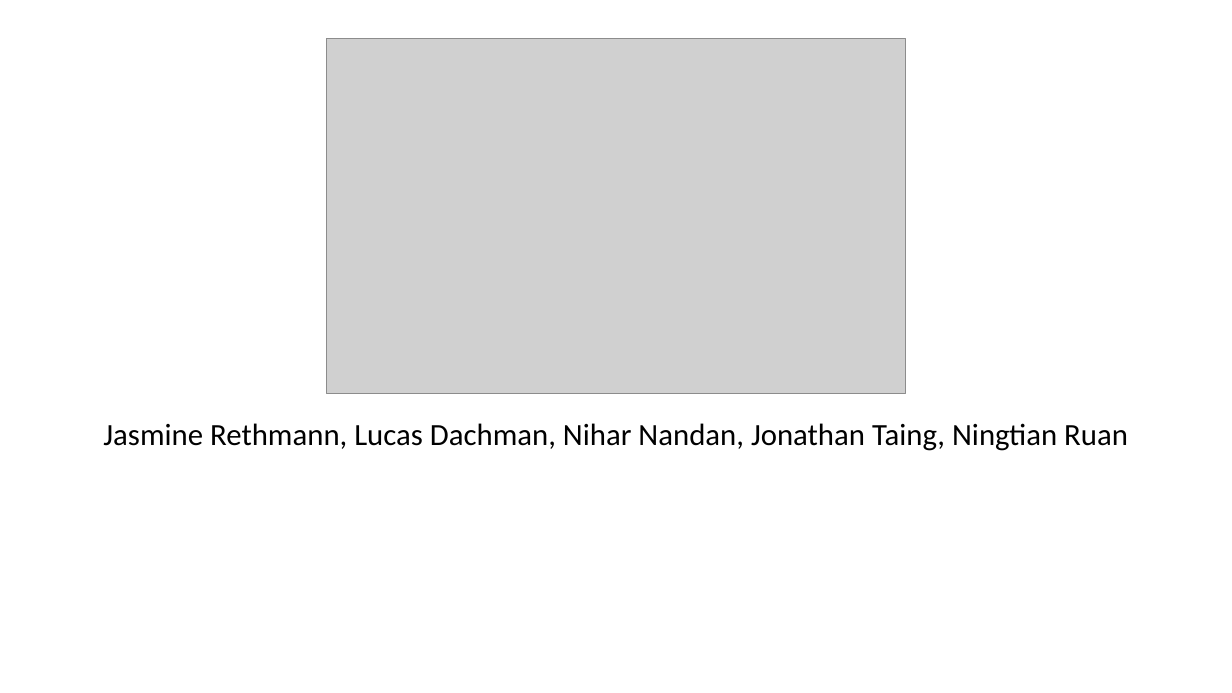
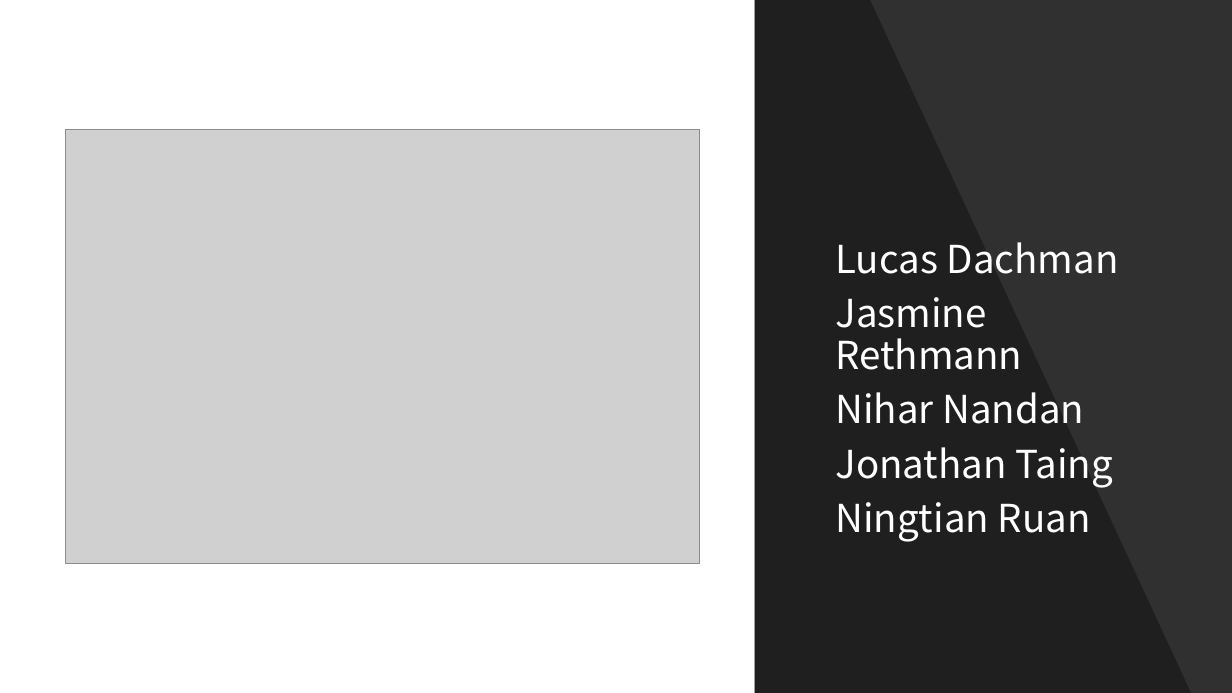
Before and after one commit to Computer-Girl/3308Project, a slide deck: slide 1 of ProjectPresentation.pptx. Drawn at 1232x693 pixels with LibreOffice and Linux fonts; fonts in the diff are those of the drawing; grey boxes stand for pictures. Boxes give left, top, right and bottom in pixels: in the first picture for what was removed or moved away, otherwise in the second. Text is boxed around its words. In the diff, an @@ line names an element or a change of style, - is before the commit and + after.

```diff
--- a/ProjectPresentation.pptx
+++ b/ProjectPresentation.pptx
@@ rectangle added at [755, 0, 1232, 693], fill #000000 at 81% opacity @@
@@ freeform shape added at [755, 0, 1191, 693], fill #000000 at 35% opacity @@
@@ picture: place and size @@
-picture at [326, 39, 906, 394]
+picture at [65, 129, 699, 564]
@@ subtitle at [835, 242, 1119, 542]: text changed; size 24 to 30 pt; font Calibri to Noto Sans CJK KR; text colour #000000 to #FFFFFF @@
-Jasmine Rethmann, Lucas Dachman, Nihar Nandan, Jonathan Taing, Ningtian Ruan
+Lucas Dachman
+Jasmine Rethmann
+Nihar Nandan
+Jonathan Taing
+Ningtian Ruan
```
Also in this commit, not shown: 2 other slides changed, 13 slides added, 3 slides removed.
